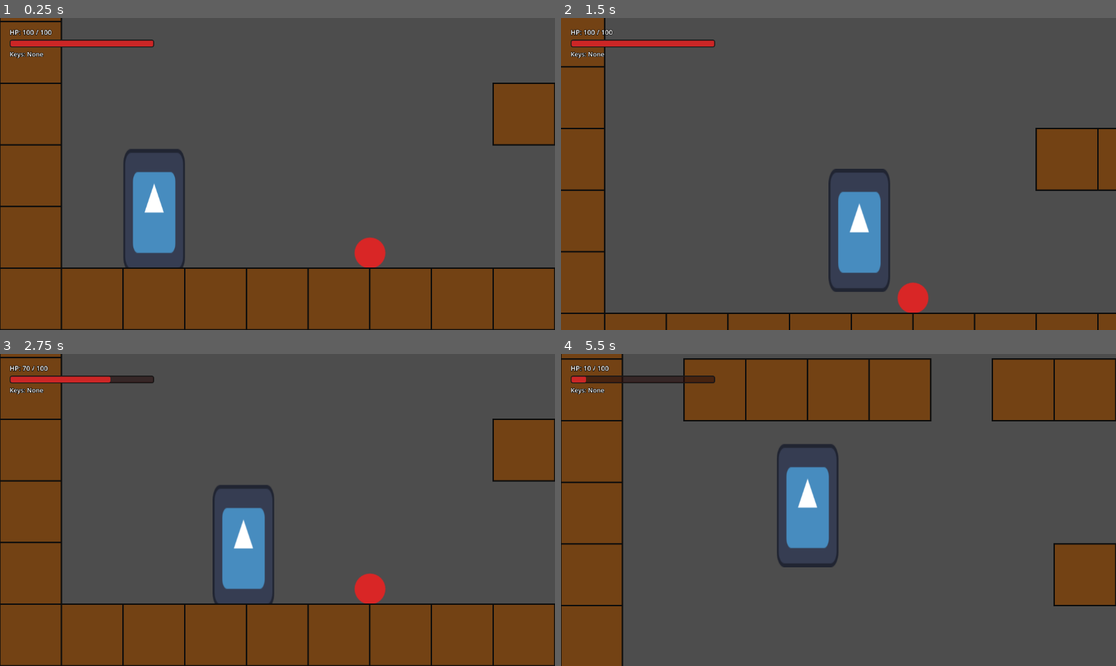
Above: before the commit, frames 1-4 (two rows, left to right).
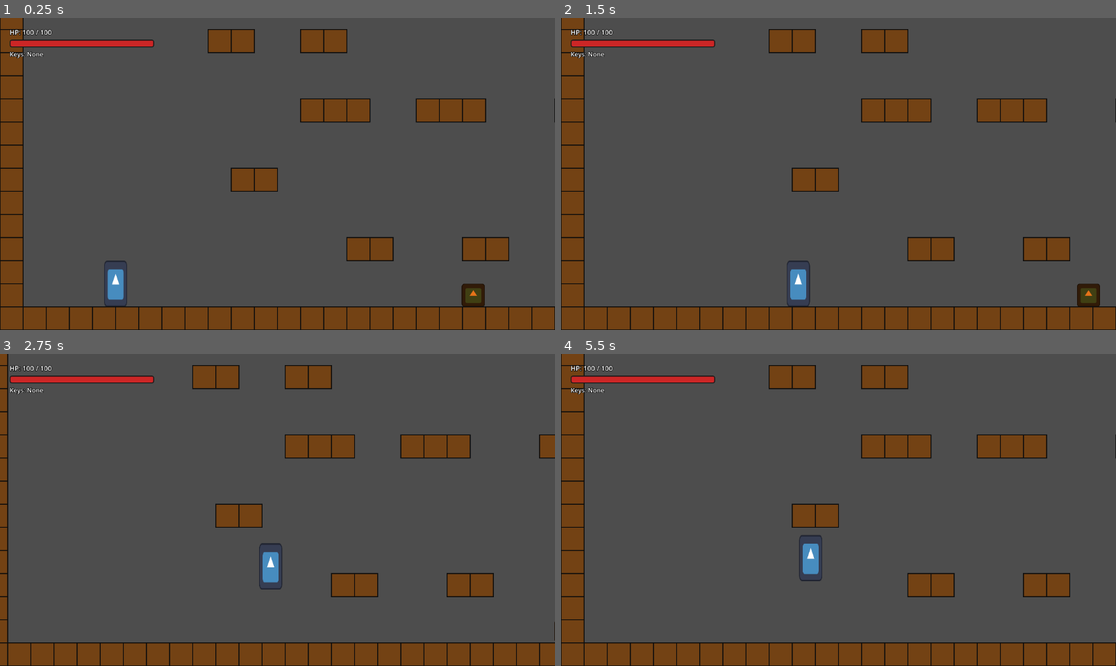
Above: after the commit, the same moments.

Repository: hikarirainbow/New-Project
Game: Godot game, scene res://scenes/levels/sandbox_level.tscn
Two runs of this game, one before a commit and one after it. Both use one fixed random seed, a clock stepped at 60 frames per second and the inputs below. The engine's default icon, where the game draws it, is replaced by a stand-in: a white triangle on a blue panel in a dark square.
Inputs:
- Up to frame 1 (0.25 s): no input
- Up to frame 2 (1.5 s): tap Enter at 0.5 s; hold Space (jump) 0.53-1.28 s; hold D (move_right) from 0.53 s (still down); tap X (attack) at 0.6 s; tap Space (jump) at 1.35 s
- Up to frame 3 (2.75 s): tap Space (jump) at 1.52, 1.82 s; tap X (attack) at 1.55, 2.1 s; release D (move_right) at 2.03 s; hold A (move_left) from 2.03 s (still down); hold Space (jump) from 2.03 s (still down)
- Up to frame 4 (5.5 s): release A (move_left) at 2.78 s; release Space (jump) at 2.78 s; hold D (move_right) 2.78-4.28 s; tap C (dash) at 2.85 s; tap Space (jump) at 3.02, 3.32, 4.35, 4.52, 4.82 s; tap X (attack) at 3.05, 3.6, 4.55, 5.1 s; hold Space (jump) 3.53-4.28 s; hold A (move_left) 4.28-5.03 s; hold D (move_right) from 5.03 s (still down); hold Space (jump) from 5.03 s (still down)

The runs differ from the first frame. In frame 1, 29% of the frame differs, in the area x 0-100%, y 0-100%; in frame 2, 19%; in frame 3, 31%; in frame 4, 34%.

Commit message:
feat: scale player down to 32x64px, resize blocks to 32x32px, zoom out camera, redesign hold-to-jump variable mechanic, fix player attack hit detection, rebuild level layout, remove static enemy

Diff:
--- a/scenes/levels/map_tile.gd
+++ b/scenes/levels/map_tile.gd
@@ -1,6 +1,6 @@
 extends StaticBody2D
 
-const SIZE = 64.0
+const SIZE = 32.0
 
 func _ready() -> void:
 	collision_layer = 1
--- a/scenes/levels/sandbox_level.gd
+++ b/scenes/levels/sandbox_level.gd
@@ -2,9 +2,9 @@
 
 const MapTile = preload("res://scenes/levels/map_tile.gd")
 
-const TILE  = 64
-const COLS  = 20   # 1280 px wide
-const ROWS  = 13   # 832 px tall
+const TILE  = 32
+const COLS  = 60   # 1920 px wide
+const ROWS  = 20   # 640 px tall
 
 var rng := RandomNumberGenerator.new()
 
@@ -25,25 +25,25 @@
 	for c in range(COLS):
 		_place(c, 0)
 
-	# Floor (row 12)
+	# Floor (row 19)
 	for c in range(COLS):
 		_place(c, ROWS - 1)
 
-	# Left wall (col 0, rows 1-11)
+	# Left wall (col 0, rows 1-18)
 	for r in range(1, ROWS - 1):
 		_place(0, r)
 
-	# Right wall (col 19, rows 1-11)
+	# Right wall (col 59, rows 1-18)
 	for r in range(1, ROWS - 1):
 		_place(COLS - 1, r)
 
-	# Random platform layers at rows 9, 6, 3
-	# (192 px spacing ≈ 3 tiles — reachable with 220 px max jump)
-	for row in [9, 6, 3]:
+	# Random platform layers at rows 16, 13, 10, 7
+	# (96 px spacing = 3 tiles — reachable with 103 px max jump)
+	for row in [16, 13, 10, 7]:
 		_build_platform_row(row)
 
 func _build_platform_row(row: int) -> void:
-	var target_platforms := rng.randi_range(2, 3)
+	var target_platforms := rng.randi_range(4, 6)
 	var used             := {}    # col → true
 	var placed           := 0
 	var tries            := 0
--- a/scenes/levels/sandbox_level.tscn
+++ b/scenes/levels/sandbox_level.tscn
@@ -1,9 +1,8 @@
-[gd_scene load_steps=8 format=3 uid="uid://d1h7h8d3p3"]
+[gd_scene load_steps=7 format=3 uid="uid://d1h7h8d3p3"]
 
 [ext_resource type="Script" path="res://scenes/levels/sandbox_level.gd" id="0_level_gd"]
 [ext_resource type="PackedScene" uid="uid://c1y7h8d3p2" path="res://scenes/player/player.tscn" id="1_player_tscn"]
 [ext_resource type="PackedScene" uid="uid://d1u7h8d3p4" path="res://scenes/ui/hud.tscn" id="2_hud_tscn"]
-[ext_resource type="PackedScene" uid="uid://b2e7h8d3p5" path="res://scenes/enemies/static_enemy.tscn" id="3_static_enemy_tscn"]
 [ext_resource type="PackedScene" uid="uid://c3e7h8d3p6" path="res://scenes/items/dash_upgrade_item.tscn" id="4_dash_upgrade_item_tscn"]
 [ext_resource type="PackedScene" uid="uid://c5e7h8d3p7" path="res://scenes/enemies/grab_enemy.tscn" id="5_grab_enemy_tscn"]
 [ext_resource type="PackedScene" uid="uid://d2u7h8d3p8" path="res://scenes/ui/settings_menu.tscn" id="6_settings_menu_tscn"]
@@ -16,13 +15,10 @@
 [node name="SettingsMenu" parent="." instance=ExtResource("6_settings_menu_tscn")]
 
 [node name="Player" parent="." instance=ExtResource("1_player_tscn")]
-position = Vector2(160, 700)
-
-[node name="StaticEnemy" parent="." instance=ExtResource("3_static_enemy_tscn")]
-position = Vector2(384, 752)
+position = Vector2(160, 576)
 
 [node name="DashUpgradeItem" parent="." instance=ExtResource("4_dash_upgrade_item_tscn")]
-position = Vector2(960, 752)
+position = Vector2(960, 592)
 
 [node name="GrabEnemy" parent="." instance=ExtResource("5_grab_enemy_tscn")]
-position = Vector2(640, 700)
+position = Vector2(640, 592)
--- a/scenes/player/player.gd
+++ b/scenes/player/player.gd
@@ -2,8 +2,7 @@
 
 # Các thông số di chuyển cơ bản (phù hợp với game platformer 2D)
 const SPEED           = 200.0
-const JUMP_VELOCITY_MAX  = -657.0  # 220 px apex  (sqrt(2*980*220))
-const JUMP_CUT_VELOCITY  = -501.0  # 128 px apex  (sqrt(2*980*128))
+const JUMP_VELOCITY   = -450.0  # ~103px apex
 const ACCELERATION    = 1000.0
 
 # Trạng thái nhân vật (FSM)
@@ -42,7 +41,7 @@
 	add_to_group("player")
 	spawn_point = global_position
 	if has_node("AttackArea"):
-		$AttackArea.area_entered.connect(_on_attack_area_entered)
+		$AttackArea.body_entered.connect(_on_attack_body_entered)
 	# Ẩn và khóa chuột vào màn hình khi bắt đầu chơi game
 	Input.mouse_mode = Input.MOUSE_MODE_CAPTURED
 
@@ -88,9 +87,9 @@
 		var active_gravity = gravity * 1.5 if velocity.y > 0 else gravity
 		velocity.y += active_gravity * delta
 
-	# Variable jump height: nếu nhả phím jump sớm trong khi đang bay lên, giới hạn vận tốc lên trên
-	if not is_on_floor() and not Input.is_action_pressed("jump") and velocity.y < JUMP_CUT_VELOCITY:
-		velocity.y = JUMP_CUT_VELOCITY
+	# Variable jump height: nếu nhả phím jump sớm trong khi đang bay lên, giảm vận tốc đi lên
+	if Input.is_action_just_released("jump") and velocity.y < 0.0:
+		velocity.y *= 0.4
 
 	# Nếu đang chịu lực giật lùi (knockback), khóa phím điều khiển và giảm tốc dần
 	if knockback_timer > 0.0:
@@ -98,9 +97,9 @@
 		move_and_slide()
 		return
 
-	# Nhảy (sử dụng lực tối đa — phả phím sớm để nhảy thấp hơn)
+	# Nhảy (sử dụng lực tối đa — thả phím sớm để nhảy thấp hơn)
 	if Input.is_action_just_pressed("jump") and is_on_floor():
-		velocity.y = JUMP_VELOCITY_MAX
+		velocity.y = JUMP_VELOCITY
 
 	# Lấy hướng nhập từ bàn phím A/D hoặc Trái/Phải
 	var direction = Input.get_axis("move_left", "move_right")
@@ -242,10 +241,10 @@
 		attack_area_collision.disabled = true
 	queue_redraw()
 
-# Xử lý khi rìa tấn công quét trúng Area của kẻ địch
-func _on_attack_area_entered(area):
-	if area.has_method("take_damage"):
-		area.take_damage(20) # Gây 20 sát thương lên kẻ địch
+# Xử lý khi rìa tấn công quét trúng Body của kẻ địch
+func _on_attack_body_entered(body):
+	if body.has_method("take_damage"):
+		body.take_damage(20, global_position) # Gây 20 sát thương lên kẻ địch
 
 # Vẽ hiệu ứng hitbox màu xanh dương làm chỉ báo visual
 func _draw():
--- a/scenes/player/player.tscn
+++ b/scenes/player/player.tscn
@@ -4,7 +4,7 @@
 [ext_resource type="Texture2D" uid="uid://d3u2h2n3r1" path="res://icon.svg" id="2_player_icon"]
 
 [sub_resource type="RectangleShape2D" id="RectangleShape2D_player"]
-size = Vector2(48, 120)
+size = Vector2(32, 64)
 
 [sub_resource type="RectangleShape2D" id="RectangleShape2D_attack"]
 size = Vector2(50, 10)
@@ -15,14 +15,14 @@
 script = ExtResource("1_player_gd")
 
 [node name="Sprite2D" type="Sprite2D" parent="."]
-scale = Vector2(0.5, 1.0)
+scale = Vector2(0.25, 0.5)
 texture = ExtResource("2_player_icon")
 
 [node name="CollisionShape2D" type="CollisionShape2D" parent="."]
 shape = SubResource("RectangleShape2D_player")
 
 [node name="Camera2D" type="Camera2D" parent="."]
-zoom = Vector2(2, 2)
+zoom = Vector2(1.5, 1.5)
 position_smoothing_enabled = true
 position_smoothing_speed = 8.0
 
Not shown: 1 places in scenes/enemies/grab_enemy.tscn that only renumber resources
Not shown: 1 places in scenes/enemies/static_enemy.tscn that only renumber resources
Not shown: 1 places in scenes/ui/settings_menu.tscn that only renumber resources
Not shown, changed: codex/game_dev_script.md
Not shown, changed: codex/project_scope.md
